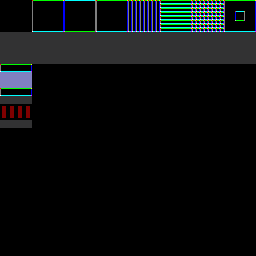
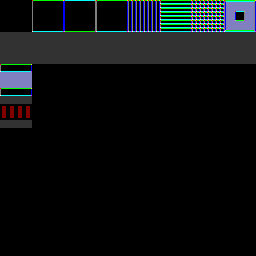
Comparing the layer stacks of the two 256px x 256px images. Changes:
painted on "dpat.bmp" over (x1=225, y1=1, x2=255, y2=31)
